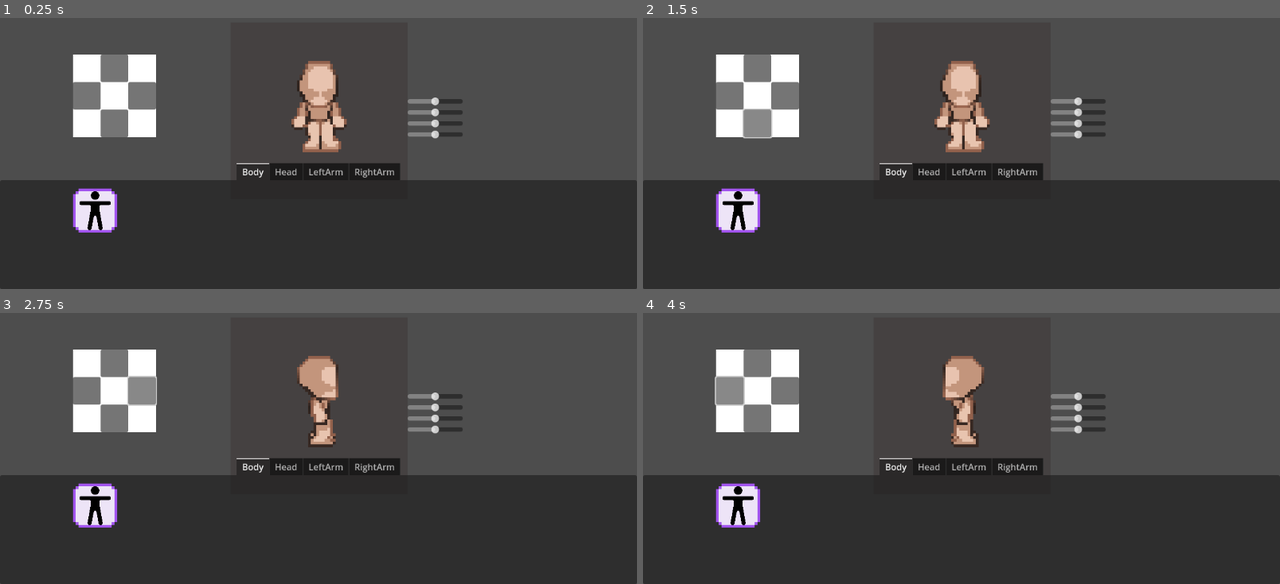
Above: before the commit, frames 1-4 (two rows, left to right).
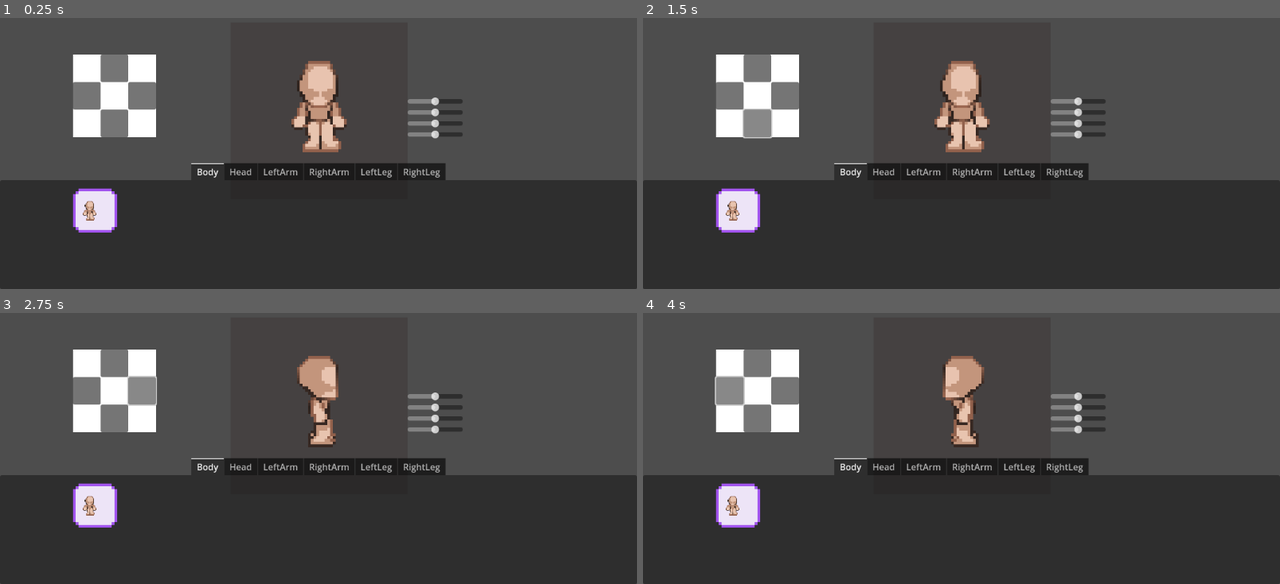
Above: after the commit, the same moments.

Repository: p1petto/CharacterMakerNew
Game: Godot game, scene res://Scenes/maker.tscn
Same seed, same stepped clock (60 frames per second), same inputs: the game is played once before the commit and once after it. The engine's default icon, where the game draws it, is replaced by a stand-in: a white triangle on a blue panel in a dark square.
Inputs (mouse positions are in pixels of both pictures, inside the frame that each line leads up to):
- Up to frame 1 (0.25 s): no input
- Up to frame 2 (1.5 s): click (738, 210) at 0.5 s; click (757, 123) at 1.25 s
- Up to frame 3 (2.75 s): click (140, 391) at 2 s
- Up to frame 4 (4 s): click (757, 364) at 2.75 s; click (732, 391) at 3.5 s

The runs differ from the first frame. In frame 1, 1.5% of the frame differs, in the area x 12-70%, y 53-79%; in frame 2, 1.5%; in frame 3, 1.5%; in frame 4, 1.5%.

Commit message:
В каталог добавлены ноги

Diff:
--- a/Resources/CatalogItems/ConditionallyDynamicPart/Arms/Left Arm/LeftArm.tres
+++ b/Resources/CatalogItems/ConditionallyDynamicPart/Arms/Left Arm/LeftArm.tres
@@ -1,12 +1,12 @@
 [gd_resource type="Resource" script_class="CatalogItem" load_steps=4 format=3 uid="uid://cc1ysn1bfry3o"]
 
 [ext_resource type="Resource" uid="uid://ba3fdcbmh34d8" path="res://Resources/ConditionallyDynamicParts/Arms/Arm left/ArmLeft.tres" id="1_kex0k"]
-[ext_resource type="Texture2D" uid="uid://lsud42m7xhaa" path="res://Assets/UI/man_body.png" id="2_p415r"]
+[ext_resource type="Texture2D" uid="uid://cc8lexyxixuw0" path="res://body-h.png" id="2_o0de0"]
 [ext_resource type="Script" path="res://Scripts/CatalogItemResource.gd" id="3_vo0d0"]
 
 [resource]
 script = ExtResource("3_vo0d0")
 item_type = "Conditionally_dynamic"
 item_class = "ArmL"
-icon = ExtResource("2_p415r")
+icon = ExtResource("2_o0de0")
 conditionally_dynamic_part = ExtResource("1_kex0k")
--- a/Resources/CatalogItems/ConditionallyDynamicPart/Arms/Right Arm/RightArm.tres
+++ b/Resources/CatalogItems/ConditionallyDynamicPart/Arms/Right Arm/RightArm.tres
@@ -1,12 +1,12 @@
 [gd_resource type="Resource" script_class="CatalogItem" load_steps=4 format=3 uid="uid://bcuftfs14fyvy"]
 
 [ext_resource type="Resource" uid="uid://b5huybpsmaodu" path="res://Resources/ConditionallyDynamicParts/Arms/Arm right/ArmRight.tres" id="1_xjo0m"]
-[ext_resource type="Texture2D" uid="uid://lsud42m7xhaa" path="res://Assets/UI/man_body.png" id="2_dfl65"]
+[ext_resource type="Texture2D" uid="uid://dsh028d68m4ro" path="res://idle-Sheet.png" id="2_1jhlc"]
 [ext_resource type="Script" path="res://Scripts/CatalogItemResource.gd" id="3_g7667"]
 
 [resource]
 script = ExtResource("3_g7667")
 item_type = "Conditionally_dynamic"
 item_class = "ArmR"
-icon = ExtResource("2_dfl65")
+icon = ExtResource("2_1jhlc")
 conditionally_dynamic_part = ExtResource("1_xjo0m")
--- /dev/null
+++ b/Resources/CatalogItems/ConditionallyDynamicPart/Legs/Left Leg/LeftLeg.tres
@@ -0,0 +1,12 @@
+[gd_resource type="Resource" script_class="CatalogItem" load_steps=4 format=3 uid="uid://0xs0hm7qike0"]
+
+[ext_resource type="Resource" uid="uid://bolc5spph738q" path="res://Resources/ConditionallyDynamicParts/Legs/Lef left/LegLeft.tres" id="1_hqq8b"]
+[ext_resource type="Texture2D" uid="uid://cw8li0yuo8n56" path="res://Assets/UI/woman_body.png" id="2_5eyg4"]
+[ext_resource type="Script" path="res://Scripts/CatalogItemResource.gd" id="3_didvq"]
+
+[resource]
+script = ExtResource("3_didvq")
+item_type = "Conditionally_dynamic"
+item_class = "LegL"
+icon = ExtResource("2_5eyg4")
+conditionally_dynamic_part = ExtResource("1_hqq8b")
--- /dev/null
+++ b/Resources/CatalogItems/ConditionallyDynamicPart/Legs/Right Leg/RightLeg.tres
@@ -0,0 +1,12 @@
+[gd_resource type="Resource" script_class="CatalogItem" load_steps=4 format=3 uid="uid://b121ijuxw03s3"]
+
+[ext_resource type="Resource" uid="uid://cun3r63brxwou" path="res://Resources/ConditionallyDynamicParts/Legs/Leg right/LegRight.tres" id="1_r008v"]
+[ext_resource type="Texture2D" uid="uid://b6c2oobtn80w5" path="res://idle-Sheet2.png" id="2_psbyd"]
+[ext_resource type="Script" path="res://Scripts/CatalogItemResource.gd" id="3_emrc1"]
+
+[resource]
+script = ExtResource("3_emrc1")
+item_type = "Conditionally_dynamic"
+item_class = "LegR"
+icon = ExtResource("2_psbyd")
+conditionally_dynamic_part = ExtResource("1_r008v")
--- a/Resources/CatalogItems/DynamicPart/Body/ManBody.tres
+++ b/Resources/CatalogItems/DynamicPart/Body/ManBody.tres
@@ -1,12 +1,12 @@
 [gd_resource type="Resource" script_class="CatalogItem" load_steps=4 format=3 uid="uid://vqtoj1obq7f6"]
 
 [ext_resource type="Script" path="res://Scripts/CatalogItemResource.gd" id="1_6j5oa"]
-[ext_resource type="Texture2D" uid="uid://lsud42m7xhaa" path="res://Assets/UI/man_body.png" id="1_fqh8s"]
 [ext_resource type="Resource" uid="uid://dc424wvsgatoa" path="res://Resources/DynamicPart/Body/ManBody.tres" id="2_4nvjs"]
+[ext_resource type="Texture2D" uid="uid://dtva1wv0dws8y" path="res://screenshot.png" id="2_hi56p"]
 
 [resource]
 script = ExtResource("1_6j5oa")
 item_type = "Dynamic"
 item_class = "Body"
-icon = ExtResource("1_fqh8s")
+icon = ExtResource("2_hi56p")
 dynamic_part = ExtResource("2_4nvjs")
--- a/Resources/CatalogItems/DynamicPart/Head/Head.tres
+++ b/Resources/CatalogItems/DynamicPart/Head/Head.tres
@@ -1,12 +1,12 @@
 [gd_resource type="Resource" script_class="CatalogItem" load_steps=4 format=3 uid="uid://bpqshk2eovrs8"]
 
-[ext_resource type="Texture2D" uid="uid://lsud42m7xhaa" path="res://Assets/UI/man_body.png" id="1_m1k2p"]
 [ext_resource type="Resource" uid="uid://bhs6b6rnrwmce" path="res://Resources/DynamicPart/Head/head.tres" id="2_0csj4"]
+[ext_resource type="Texture2D" uid="uid://b6c2oobtn80w5" path="res://idle-Sheet2.png" id="2_o3vjw"]
 [ext_resource type="Script" path="res://Scripts/CatalogItemResource.gd" id="3_h1j2g"]
 
 [resource]
 script = ExtResource("3_h1j2g")
 item_type = "Dynamic"
 item_class = "Head"
-icon = ExtResource("1_m1k2p")
+icon = ExtResource("2_o3vjw")
 dynamic_part = ExtResource("2_0csj4")
--- a/Scenes/maker.tscn
+++ b/Scenes/maker.tscn
@@ -10,6 +10,8 @@
 [ext_resource type="Resource" uid="uid://cc1ysn1bfry3o" path="res://Resources/CatalogItems/ConditionallyDynamicPart/Arms/Left Arm/LeftArm.tres" id="8_r55wq"]
 [ext_resource type="PackedScene" uid="uid://ckn2cbvi5d5m" path="res://Scenes/UI/direction_button.tscn" id="8_sklk8"]
 [ext_resource type="Resource" uid="uid://bcuftfs14fyvy" path="res://Resources/CatalogItems/ConditionallyDynamicPart/Arms/Right Arm/RightArm.tres" id="9_pxshc"]
+[ext_resource type="Resource" uid="uid://0xs0hm7qike0" path="res://Resources/CatalogItems/ConditionallyDynamicPart/Legs/Left Leg/LeftLeg.tres" id="10_1t4ok"]
+[ext_resource type="Resource" uid="uid://b121ijuxw03s3" path="res://Resources/CatalogItems/ConditionallyDynamicPart/Legs/Right Leg/RightLeg.tres" id="11_lknkn"]
 
 [sub_resource type="ViewportTexture" id="ViewportTexture_1urqw"]
 viewport_path = NodePath("SubViewportContainer/SubViewport")
@@ -106,6 +108,18 @@
 catalog_items = Array[ExtResource("5_sbt4v")]([ExtResource("9_pxshc")])
 metadata/_tab_index = 3
 
+[node name="LeftLeg" parent="UI/Catalog" instance=ExtResource("4_kavcm")]
+visible = false
+layout_mode = 2
+catalog_items = Array[ExtResource("5_sbt4v")]([ExtResource("10_1t4ok")])
+metadata/_tab_index = 4
+
+[node name="RightLeg" parent="UI/Catalog" instance=ExtResource("4_kavcm")]
+visible = false
+layout_mode = 2
+catalog_items = Array[ExtResource("5_sbt4v")]([ExtResource("11_lknkn")])
+metadata/_tab_index = 5
+
 [node name="DirectionButtons" type="ColorRect" parent="UI"]
 offset_left = 132.0
 offset_top = 223.0
--- a/Scripts/UI/catalog_slot.gd
+++ b/Scripts/UI/catalog_slot.gd
@@ -7,7 +7,8 @@
 signal slot_pressed
 # Called when the node enters the scene tree for the first time.
 func _ready() -> void:
-	texture_rect.texture = item.icon
+	if item.icon:
+		texture_rect.texture = item.icon
 
 # Called every frame. 'delta' is the elapsed time since the previous frame.
 func _process(delta: float) -> void:
Not shown: 1 places in Scenes/maker.tscn that only renumber resources
